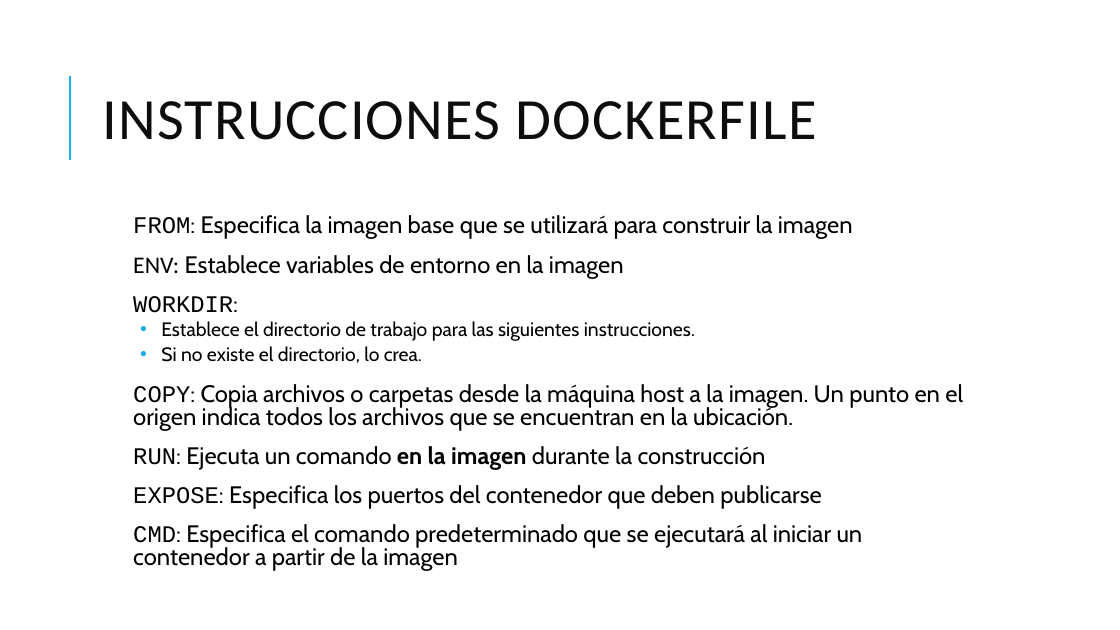
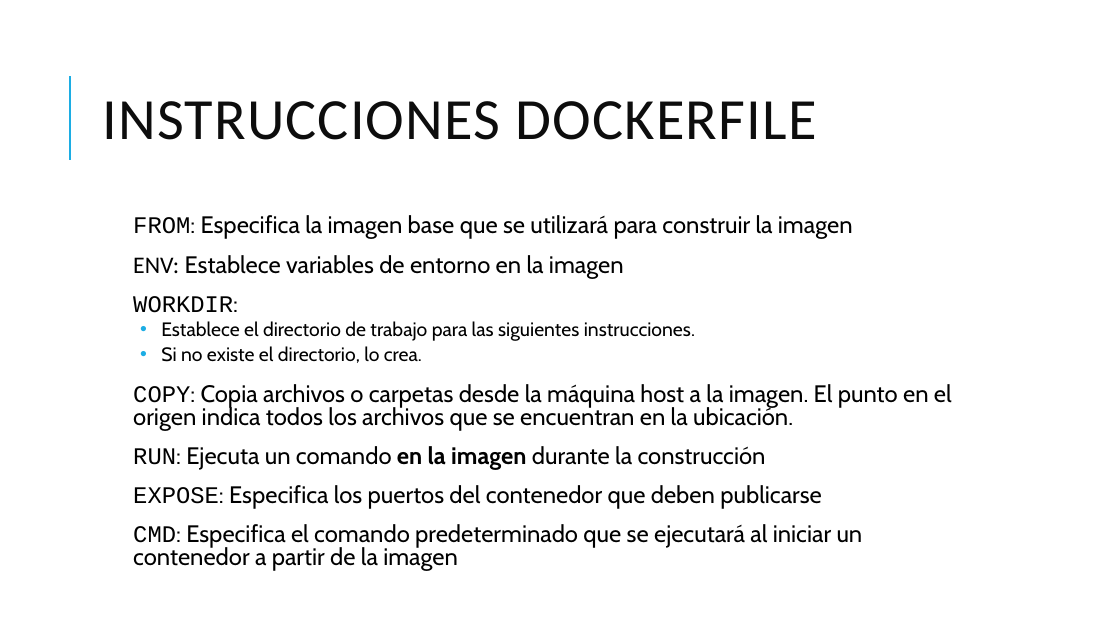
Before and after one commit to grupoinetel/curso-devops-ulpgc, a slide deck: slide 30 of ppt/curso-devops-ulpgc-docker.pptx (slide 29 before the commit). Drawn at 1120x630 pixels with LibreOffice and Linux fonts; fonts in the diff are those of the drawing; background and template pictures are left out. Boxes give left, top, right and bottom in pixels: in the first picture for what was removed or moved away, otherwise in the second. Text is boxed around its words. In the diff, an @@ line names an element or a change of style, - is before the commit and + after.

```diff
--- a/ppt/curso-devops-ulpgc-docker.pptx
+++ b/ppt/curso-devops-ulpgc-docker.pptx
@@ text at box(133, 384, 952, 431): text changed @@
-  COPY: Copia archivos o carpetas desde la máquina host a la imagen. Un punto en el origen indica todos los archivos que se encuentran en la ubicación.
+  COPY: Copia archivos o carpetas desde la máquina host a la imagen. El punto en el origen indica todos los archivos que se encuentran en la ubicación.
```
Also in this commit, not shown: 6 other slides changed, 1 slide added, 4 slides removed.
